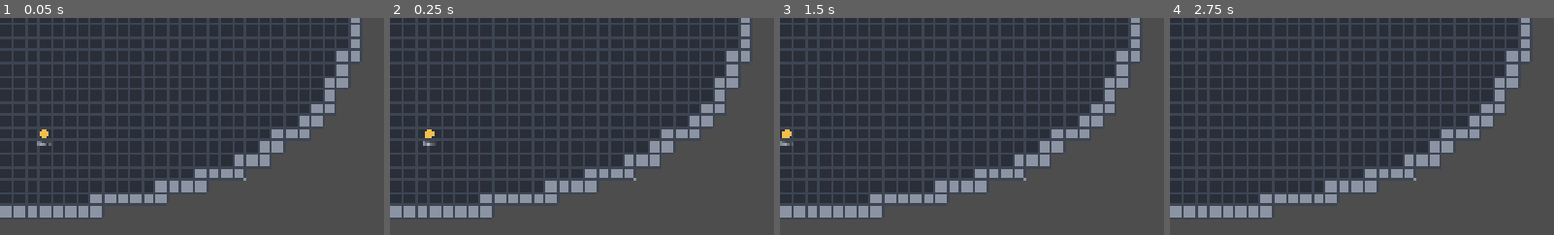
Above: before the commit, frames 1-4 (left to right).
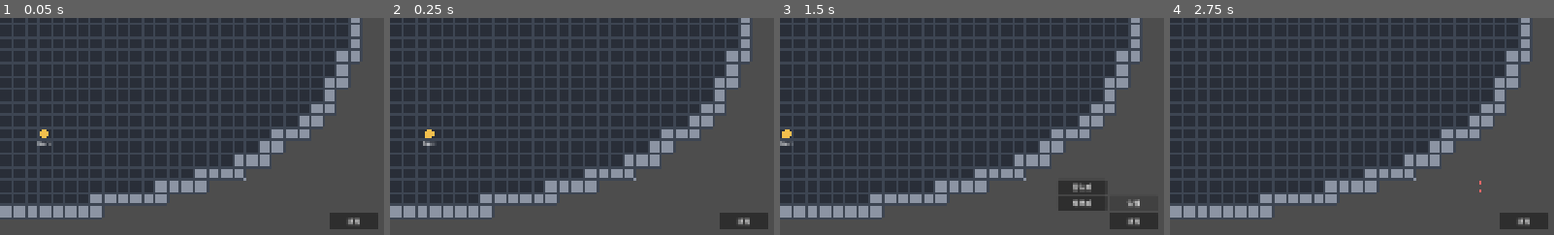
Above: after the commit, the same moments.

Repository: ntust-swe-project/group-AI
Game: Godot game, scene res://scenes/main.tscn
Two runs of this game, one before a commit and one after it. Both use one fixed random seed, a clock stepped at 60 frames per second and the inputs below.
Inputs (mouse positions are % of the whole screen's width and height, from its top left):
- Up to frame 1 (0.05 s): no input
- Up to frame 2 (0.25 s): no input
- Up to frame 3 (1.5 s): click (96, 97) at 0.5 s, where only the run after the commit has a clickable "建造"; click (96, 93) at 1.25 s, where only the run after the commit has a clickable "生活"
- Up to frame 4 (2.75 s): click (89, 89) at 2 s, where only the run after the commit has a clickable "衛生艙"
The pictures show only the part of the screen within x 50-100%, y 50-100%; the shares and areas given below are measured in that part.

The runs differ from the first frame. In frame 1, 0.9% of the frame differs, in the area x 85-99%, y 89-98%; in frame 2, 0.9%; in frame 3, 2.3%, in the area x 72-99%, y 75-98%; in frame 4, 0.9%.

Commit message:
feat(ui): add the build menu and placing blueprints with the mouse
建造 in the bottom-right corner opens the categories above it and a category lists its facilities to the left. While placing, a dashed outline follows the mouse, green where it fits and red where it does not; left click places and keeps placing, right click or Esc stops, and the right-click menu stays shut. main now advances building in game time and hands out jobs every frame, so nothing is built while paused. Covers A9 of feature 004.

Co-Authored-By: Claude Opus 5.5 <noreply@anthropic.com>

Diff:
--- /dev/null
+++ b/scenes/build_menu.gd
@@ -0,0 +1,54 @@
+extends Control
+
+## Build menu in the bottom-right corner (feature 004, R1): 建造 opens the
+## categories above it; a category lists its facilities to the left. Choosing
+## one folds the menu and asks main to start placing it.
+
+signal kind_chosen(kind: FacilityCatalog.Kind)
+
+const BUTTON_SIZE := Vector2(120, 36)
+
+
+func _ready() -> void:
+	%BuildButton.pressed.connect(toggle)
+	for category in FacilityCatalog.CATEGORIES:
+		var button := _make_button(category)
+		button.pressed.connect(open_category.bind(category))
+		%CategoryList.add_child(button)
+
+
+## 建造: open the categories, or fold everything if they are open.
+func toggle() -> void:
+	if %CategoryList.visible:
+		close()
+	else:
+		%CategoryList.visible = true
+
+
+func close() -> void:
+	%CategoryList.visible = false
+	%KindList.visible = false
+
+
+func open_category(category: String) -> void:
+	for child in %KindList.get_children():
+		%KindList.remove_child(child)
+		child.queue_free()
+	for kind in FacilityCatalog.kinds_in(category):
+		var button := _make_button(FacilityCatalog.display_name(kind))
+		button.pressed.connect(_on_kind_pressed.bind(kind))
+		%KindList.add_child(button)
+	%KindList.visible = true
+
+
+func _on_kind_pressed(kind: FacilityCatalog.Kind) -> void:
+	close()
+	kind_chosen.emit(kind)
+
+
+func _make_button(text: String) -> Button:
+	var button := Button.new()
+	button.text = text
+	button.custom_minimum_size = BUTTON_SIZE
+	button.focus_mode = Control.FOCUS_NONE
+	return button
--- /dev/null
+++ b/scenes/build_menu.tscn
@@ -0,0 +1,64 @@
+[gd_scene format=3]
+
+[ext_resource type="Script" path="res://scenes/build_menu.gd" id="1_build"]
+
+[node name="BuildMenu" type="Control"]
+layout_mode = 3
+anchors_preset = 15
+anchor_right = 1.0
+anchor_bottom = 1.0
+grow_horizontal = 2
+grow_vertical = 2
+mouse_filter = 2
+script = ExtResource("1_build")
+
+[node name="BuildButton" type="Button" parent="."]
+unique_name_in_owner = true
+layout_mode = 1
+anchors_preset = 3
+anchor_left = 1.0
+anchor_top = 1.0
+anchor_right = 1.0
+anchor_bottom = 1.0
+offset_left = -144.0
+offset_top = -56.0
+offset_right = -24.0
+offset_bottom = -16.0
+grow_horizontal = 0
+grow_vertical = 0
+focus_mode = 0
+text = "建造"
+
+[node name="CategoryList" type="VBoxContainer" parent="."]
+unique_name_in_owner = true
+visible = false
+layout_mode = 1
+anchors_preset = 3
+anchor_left = 1.0
+anchor_top = 1.0
+anchor_right = 1.0
+anchor_bottom = 1.0
+offset_left = -144.0
+offset_top = -64.0
+offset_right = -24.0
+offset_bottom = -64.0
+grow_horizontal = 0
+grow_vertical = 0
+alignment = 2
+
+[node name="KindList" type="VBoxContainer" parent="."]
+unique_name_in_owner = true
+visible = false
+layout_mode = 1
+anchors_preset = 3
+anchor_left = 1.0
+anchor_top = 1.0
+anchor_right = 1.0
+anchor_bottom = 1.0
+offset_left = -272.0
+offset_top = -64.0
+offset_right = -152.0
+offset_bottom = -64.0
+grow_horizontal = 0
+grow_vertical = 0
+alignment = 2
--- a/scenes/hud.tscn
+++ b/scenes/hud.tscn
@@ -3,6 +3,7 @@
 [ext_resource type="Script" path="res://scenes/hud.gd" id="1_hud"]
 [ext_resource type="PackedScene" path="res://scenes/assign_menu.tscn" id="2_menu"]
 [ext_resource type="PackedScene" path="res://scenes/context_menu.tscn" id="3_context"]
+[ext_resource type="PackedScene" path="res://scenes/build_menu.tscn" id="4_build"]
 
 [node name="Hud" type="CanvasLayer"]
 script = ExtResource("1_hud")
@@ -99,6 +100,9 @@
 layout_mode = 2
 text = "加殖民者"
 
+[node name="BuildMenu" parent="." instance=ExtResource("4_build")]
+unique_name_in_owner = true
+
 [node name="AssignMenu" parent="." instance=ExtResource("2_menu")]
 unique_name_in_owner = true
 
--- a/scenes/main.gd
+++ b/scenes/main.gd
@@ -10,14 +10,17 @@
 var colony := Colony.new()
 var wanderers := {}  # colonist id -> Wanderer
 var board := AssignmentBoard.new(grid)
+var construction := Construction.new(grid, board)
 
 var _views := {}  # colonist id -> colonist view node
 var _rng := RandomNumberGenerator.new()
+var _placing := -1  # the FacilityCatalog.Kind being placed, or -1 (feature 004, R2)
 
 @onready var station_map: Node2D = $StationMap
 @onready var hud: CanvasLayer = $Hud
 @onready var assign_menu: Control = $Hud/%AssignMenu
 @onready var context_menu: Control = $Hud/%ContextMenu
+@onready var build_menu: Control = $Hud/%BuildMenu
 
 
 func _ready() -> void:
@@ -27,6 +30,8 @@
 	context_menu.assign_chosen.connect(_on_assign_chosen)
 	assign_menu.assign_requested.connect(_on_assign_requested)
 	hud.cancel_task_requested.connect(_on_cancel_task_requested)
+	build_menu.kind_chosen.connect(_start_placing)
+	station_map.construction = construction
 	hud.refresh()
 	station_map.position = ((get_viewport_rect().size - station_map.pixel_size()) / 2.0).round()
 	for colonist in colony.colonists:
@@ -39,6 +44,10 @@
 	clock.advance(delta)
 	for id in wanderers:
 		wanderers[id].advance(game_seconds)
+	# Building counts game time too, so nothing is built while paused (A4).
+	construction.advance(game_seconds)
+	construction.assign_builders()
+	for id in wanderers:
 		_views[id].position = station_map.cell_to_pixel(wanderers[id].position())
 
 
@@ -48,6 +57,9 @@
 
 
 func _unhandled_input(event: InputEvent) -> void:
+	if _placing != -1 and _handle_placing_input(event):
+		get_viewport().set_input_as_handled()
+		return
 	var click := event as InputEventMouseButton
 	if click == null or not click.pressed:
 		return
@@ -141,5 +153,55 @@
 	board.cancel(assignment_id)
 
 
+# --- feature 004: placing blueprints ---
+
+## The kind being placed, or -1 when not placing.
+func placing_kind() -> int:
+	return _placing
+
+
+func _start_placing(kind: FacilityCatalog.Kind) -> void:
+	_close_menus()
+	hud.hide_info()
+	station_map.highlight(null)
+	_placing = kind
+	_update_ghost(_cell_at(station_map.get_local_mouse_position()))
+
+
+func _stop_placing() -> void:
+	_placing = -1
+	station_map.clear_ghost()
+
+
+## R2: the ghost follows the mouse, left click places (and keeps placing),
+## right click or Esc stops. Returns true when the event was used.
+func _handle_placing_input(event: InputEvent) -> bool:
+	var key := event as InputEventKey
+	if key:
+		if key.pressed and not key.echo and key.keycode == KEY_ESCAPE:
+			_stop_placing()
+			return true
+		return false
+	if event is InputEventMouseMotion:
+		_update_ghost(_cell_at(station_map.to_local(event.position)))
+		return false
+	var click := event as InputEventMouseButton
+	if click == null or not click.pressed:
+		return false
+	if click.button_index == MOUSE_BUTTON_RIGHT:
+		_stop_placing()
+		return true
+	if click.button_index == MOUSE_BUTTON_LEFT:
+		var cell := _cell_at(station_map.to_local(click.position))
+		construction.place(_placing, cell)
+		_update_ghost(cell)
+		return true
+	return false
+
+
+func _update_ghost(cell: Vector2i) -> void:
+	station_map.set_ghost(_placing, cell, construction.can_place(_placing, cell))
+
+
 func _cell_at(map_point: Vector2) -> Vector2i:
 	return Vector2i((map_point / station_map.CELL_SIZE).floor())
--- a/scenes/station_map.gd
+++ b/scenes/station_map.gd
@@ -10,13 +10,18 @@
 const LINE_COLOR := Color(0.24, 0.27, 0.32)
 const MARK_COLOR := Color(1.0, 0.85, 0.35)
 const MARK_FONT_SIZE := 12
+const GHOST_OK_COLOR := Color(0.45, 0.85, 0.55)
+const GHOST_BAD_COLOR := Color(0.95, 0.4, 0.4)
 
 var grid: StationGrid:
 	set(value):
 		grid = value
 		queue_redraw()
 
+var construction: Construction  # blueprints and facilities to draw (feature 004)
+
 var _highlighted: TaskQueue  # the selected colonist's tasks, or null
+var _ghost := {}  # {kind, cell, valid} while placing (feature 004, R2), else empty
 var _markers := Node2D.new()  # drawn above the floor, below the colonists
 
 
@@ -35,6 +40,23 @@
 func highlight(tasks: TaskQueue) -> void:
 	_highlighted = tasks
 	_markers.queue_redraw()
+
+
+## While placing: a dashed outline of the facility under the mouse, green
+## where it fits and red where it does not (feature 004, R2, R3).
+func set_ghost(kind: FacilityCatalog.Kind, cell: Vector2i, valid: bool) -> void:
+	_ghost = {"kind": kind, "cell": cell, "valid": valid}
+	_markers.queue_redraw()
+
+
+func clear_ghost() -> void:
+	_ghost = {}
+	_markers.queue_redraw()
+
+
+## {kind, cell, valid}, or empty when not placing.
+func ghost() -> Dictionary:
+	return _ghost.duplicate()
 
 
 ## What is marked now, current task first: [{cell, priority, current}].
@@ -101,6 +123,7 @@
 ## Solid frame for the task being done, dashed for queued ones, priority in the corner.
 func _draw_markers() -> void:
 	var font := ThemeDB.fallback_font
+	_draw_ghost()
 	for mark in marked_cells():
 		var rect := _cell_rect(mark.cell).grow(-2.0)
 		if mark.current:
@@ -111,3 +134,16 @@
 				_markers.draw_dashed_line(corners[i], corners[(i + 1) % 4], MARK_COLOR, 2.0, 4.0)
 		_markers.draw_string(font, rect.position + Vector2(3, MARK_FONT_SIZE), str(mark.priority),
 			HORIZONTAL_ALIGNMENT_LEFT, -1, MARK_FONT_SIZE, MARK_COLOR)
+
+
+func _draw_ghost() -> void:
+	if _ghost.is_empty():
+		return
+	var rect := Rect2(Vector2(_ghost.cell) * CELL_SIZE, Vector2(FacilityCatalog.size_of(_ghost.kind)) * CELL_SIZE)
+	_draw_dashed_rect(rect.grow(-1.0), GHOST_OK_COLOR if _ghost.valid else GHOST_BAD_COLOR)
+
+
+func _draw_dashed_rect(rect: Rect2, color: Color) -> void:
+	var corners := [rect.position, Vector2(rect.end.x, rect.position.y), rect.end, Vector2(rect.position.x, rect.end.y)]
+	for i in 4:
+		_markers.draw_dashed_line(corners[i], corners[(i + 1) % 4], color, 2.0, 4.0)
--- /dev/null
+++ b/test/test_build_menu.gd
@@ -0,0 +1,200 @@
+extends GutTest
+
+# A9 of docs/specs/features/004-construction.md (wiring): the build menu in
+# the bottom-right corner, and placing blueprints with the mouse.
+
+const MainScene := preload("res://scenes/main.tscn")
+const STALL := FacilityCatalog.Kind.HYGIENE_STALL
+const POD := FacilityCatalog.Kind.SLEEP_POD
+
+var main: Node
+var menu: Control
+
+
+func before_each():
+	main = add_child_autofree(MainScene.instantiate())
+	main.clock.paused = true
+	menu = main.get_node("Hud").get_node("%BuildMenu")
+
+
+func _cell_event(event: InputEvent, cell: Vector2i) -> void:
+	event.position = main.station_map.to_global(main.station_map.cell_to_pixel(Vector2(cell)))
+	main._unhandled_input(event)
+
+
+func _move_to(cell: Vector2i) -> void:
+	_cell_event(InputEventMouseMotion.new(), cell)
+
+
+func _click(cell: Vector2i, button := MOUSE_BUTTON_LEFT) -> void:
+	var event := InputEventMouseButton.new()
+	event.button_index = button
+	event.pressed = true
+	_cell_event(event, cell)
+
+
+func _press_escape() -> void:
+	var event := InputEventKey.new()
+	event.keycode = KEY_ESCAPE
+	event.pressed = true
+	main._unhandled_input(event)
+
+
+func _button(list: Control, text: String) -> Button:
+	for button in list.get_children():
+		if button is Button and button.text == text:
+			return button
+	return null
+
+
+func _texts(list: Control) -> Array[String]:
+	var texts: Array[String] = []
+	for button in list.get_children():
+		if button is Button and button.visible:
+			texts.append(button.text)
+	return texts
+
+
+func _choose(kind_text: String) -> void:
+	menu.get_node("%BuildButton").pressed.emit()
+	_button(menu.get_node("%CategoryList"), "生活").pressed.emit()
+	_button(menu.get_node("%KindList"), kind_text).pressed.emit()
+
+
+func _centre() -> Vector2i:
+	return StationGrid.DEFAULT_HALL_SIZE / 2
+
+
+func _a_wall_cell() -> Vector2i:
+	var cell := Vector2i(_centre().x, 0)
+	while not main.grid.is_wall(cell):
+		cell.y += 1
+	return cell
+
+
+# --- the menu (R1) ---
+
+func test_the_menu_sits_in_the_bottom_right_corner():
+	var screen: Vector2 = main.get_viewport_rect().size
+	var rect: Rect2 = menu.get_node("%BuildButton").get_global_rect()
+	assert_gt(rect.position.x, screen.x * 0.8)
+	assert_gt(rect.position.y, screen.y * 0.85)
+	assert_lte(rect.end.x, screen.x)
+	assert_lte(rect.end.y, screen.y)
+
+
+func test_only_the_build_button_shows_at_start():
+	assert_eq(menu.get_node("%BuildButton").text, "建造")
+	assert_false(menu.get_node("%CategoryList").visible)
+	assert_false(menu.get_node("%KindList").visible)
+
+
+func test_build_opens_the_categories_and_a_category_its_facilities():
+	menu.get_node("%BuildButton").pressed.emit()
+	assert_true(menu.get_node("%CategoryList").visible)
+	assert_eq(_texts(menu.get_node("%CategoryList")), ["生活"] as Array[String])
+	assert_false(menu.get_node("%KindList").visible)
+	_button(menu.get_node("%CategoryList"), "生活").pressed.emit()
+	assert_true(menu.get_node("%KindList").visible)
+	assert_eq(_texts(menu.get_node("%KindList")), ["衛生艙", "睡眠艙"] as Array[String])
+
+
+func test_the_lists_open_above_and_left_of_the_build_button():
+	menu.get_node("%BuildButton").pressed.emit()
+	_button(menu.get_node("%CategoryList"), "生活").pressed.emit()
+	var build: Rect2 = menu.get_node("%BuildButton").get_global_rect()
+	var category: Rect2 = menu.get_node("%CategoryList").get_global_rect()
+	var kinds: Rect2 = menu.get_node("%KindList").get_global_rect()
+	assert_lte(category.end.y, build.position.y + 1.0, "categories above 建造")
+	assert_lte(kinds.end.x, category.position.x + 1.0, "facilities to the left")
+
+
+func test_build_again_closes_everything():
+	menu.get_node("%BuildButton").pressed.emit()
+	_button(menu.get_node("%CategoryList"), "生活").pressed.emit()
+	menu.get_node("%BuildButton").pressed.emit()
+	assert_false(menu.get_node("%CategoryList").visible)
+	assert_false(menu.get_node("%KindList").visible)
+
+
+# --- placing (R2, R3) ---
+
+func test_choosing_a_facility_starts_placing_it_and_folds_the_menu():
+	_choose("睡眠艙")
+	assert_eq(main.placing_kind(), POD)
+	assert_false(menu.get_node("%CategoryList").visible)
+
+
+func test_the_ghost_follows_the_mouse_and_says_if_it_fits():
+	_choose("衛生艙")
+	_move_to(_centre())
+	var ghost: Dictionary = main.station_map.ghost()
+	assert_eq(ghost.kind, STALL)
+	assert_eq(ghost.cell, _centre())
+	assert_true(ghost.valid)
+	_move_to(_a_wall_cell())
+	assert_false(main.station_map.ghost().valid)
+
+
+func test_no_ghost_when_not_placing():
+	_move_to(_centre())
+	assert_true(main.station_map.ghost().is_empty())
+
+
+func test_left_click_places_a_blueprint_and_keeps_placing():
+	_choose("衛生艙")
+	_click(_centre())
+	_click(_centre() + Vector2i(3, 0))
+	assert_eq(main.construction.blueprints().size(), 2)
+	assert_eq(main.placing_kind(), STALL)
+	assert_false(main.get_node("Hud").get_node("%InfoPanel").visible, "placing does not select")
+
+
+func test_left_click_where_it_does_not_fit_places_nothing():
+	_choose("衛生艙")
+	_click(_a_wall_cell())
+	assert_eq(main.construction.blueprints().size(), 0)
+
+
+func test_escape_stops_placing():
+	_choose("衛生艙")
+	_move_to(_centre())
+	_press_escape()
+	assert_eq(main.placing_kind(), -1)
+	assert_true(main.station_map.ghost().is_empty())
+	_click(_centre())
+	assert_eq(main.construction.blueprints().size(), 0)
+
+
+func test_right_click_stops_placing_without_opening_the_context_menu():
+	_choose("衛生艙")
+	_click(_centre(), MOUSE_BUTTON_RIGHT)
+	assert_eq(main.placing_kind(), -1)
+	assert_false(main.get_node("Hud").get_node("%ContextMenu").visible)
+	_click(_centre(), MOUSE_BUTTON_RIGHT)
+	assert_true(main.get_node("Hud").get_node("%ContextMenu").visible, "back to normal")
+
+
+func test_colonists_take_the_job_while_the_game_runs():
+	_choose("衛生艙")
+	_click(_centre())
+	var stall: Facility = main.construction.blueprints()[0]
+	main.clock.paused = false
+	main._process(0.1)
+	assert_gt(main.construction.builders_of(stall.id).size(), 0)
+
+
+func test_nothing_is_built_while_paused():
+	var walker: Wanderer = main.wanderers.values()[0]
+	var spot: Vector2i = walker.cell + Vector2i.RIGHT
+	if not main.construction.can_place(STALL, spot):
+		spot = walker.cell + Vector2i.LEFT
+	var stall: Facility = main.construction.place(STALL, spot)
+	assert_not_null(stall, "a free cell beside the first colonist")
+	for i in 3:
+		main._process(5.0)  # paused since before_each
+	assert_eq(main.construction.progress_of(stall.id), 0.0)
+	main.clock.paused = false
+	for i in 3:
+		main._process(1.0)
+	assert_gt(main.construction.progress_of(stall.id), 0.0)
Not shown, added: scenes/build_menu.gd.uid
Not shown, added: test/test_build_menu.gd.uid
